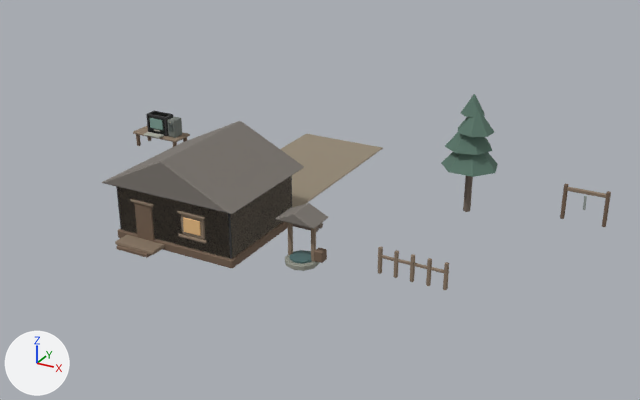
Two versions of the glTF model game/assets/generated/urman_modular_kit.glb, one commit apart.
The view is the same before and after, from a camera (50 mm lens) standing at (23.0, -30.9, 18.2) and looking at (3.9, 3.9, 0.8). Arrows for +X, +Y and +Z are at lower left; the lights stay in place. The first picture is the older version. Objects named as collision shapes, trigger or cutter boxes, shadow casters or lower levels of detail are left out. Where no turn or scale is listed for an object, it has been applied to the vertices.

Names of what the first picture shows: 'HouseA-col', 'HouseA_Door_LOD0', 'HouseA_Foundation_LOD0', 'HouseA_Roof_LOD0', 'HouseA_Walls_LOD0', 'PineA_Crown_LOD0', 'RoadDirt_Straight_LOD0', 'WellA_Roof_LOD0' and 30 more.
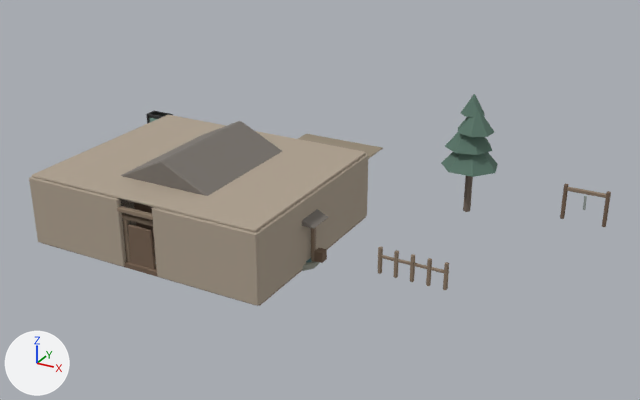
Not visible in the pictures: 'HouseInterior_FloorBoard_03_LOD0', 'HouseInterior_LeftWall_LOD0'.

What differs and where, as boxes [x1, y1, x2, y2] in the pictures (640 x 400 px):
'HouseInterior_CeilingField_LOD0', added (beige): after [32, 115, 366, 232]
'HouseInterior_FrontWallRight_LOD0', added (beige): after [152, 207, 260, 306]
'HouseInterior_RightWall_LOD0', added (beige): after [256, 154, 368, 304]
'HouseInterior_FrontWallLeft_LOD0', added (beige): after [29, 177, 126, 267]
'HouseInterior_EntryDoor_LOD0', added (brown): after [128, 224, 156, 269]
'HouseInterior_BaseTrimFront_LOD0', added: after [43, 243, 254, 305]
'HouseInterior_FrontWallLintel_LOD0', added: after [117, 206, 153, 220]
'HouseInterior_EntryFrameLeft_LOD0', added (mostly hidden): after [123, 219, 130, 262]
'HouseInterior_EntryFrameTop_LOD0', added: after [122, 214, 153, 227]
'HouseInterior_FloorBoard_05_LOD0', added: after [259, 217, 366, 306]
'HouseInterior_EntryFrameRight_LOD0', added (mostly hidden): after [153, 230, 157, 270]
'HouseInterior_FloorBoard_02_LOD0', added: after [125, 251, 156, 263]
'HouseA_Walls_LOD0', unchanged, covered by the edit: before [118, 176, 291, 258]; after [120, 199, 136, 227]
'RoadDirt_Straight_LOD0', unchanged, covered by the edit: before [280, 134, 383, 208]; after [298, 134, 383, 159]
'HouseA-col', unchanged, covered by the edit: before [116, 176, 292, 259]; after [120, 199, 153, 230]
'HouseA_Foundation_LOD0', unchanged, covered by the edit: before [118, 221, 288, 269]

What the commit changed:
Mesh me_cube_031_1 is new.
It has 24 vertices, 44 faces and spans x -0.96..0.96, y -0.1..0.1, z -0.09..0.09.
It uses material mat_weatheredwood (brown #8e7c69).
Mesh me_cube_030_1 is new.
It has 24 vertices, 44 faces and spans x -0.1..0.1, y -0.09..0.09, z -1.2..1.2.
It uses material mat_weatheredwood (brown #8e7c69).
Mesh me_houseinterior_entrydoor_lod0mesh is new.
It has 24 vertices, 44 faces and spans x -0.69..0.69, y -0.05..0.05, z -1.08..1.08.
It uses material mat_darkwood (brown #766150).
Mesh me_cube_028_1 is new.
It has 24 vertices, 44 faces and spans x -0.99..0.99, y -0.12..0.12, z -0.11..0.11.
It uses material mat_weatheredwood (brown #8e7c69).
Mesh me_cube_027_1 is new.
It has 24 vertices, 44 faces and spans x -2.55..2.55, y -0.11..0.11, z -1.6..1.6.
It uses material mat_paintedplaster (beige #afa290).
Mesh me_cube_025_1 is new.
It has 24 vertices, 44 faces and spans x -0.11..0.11, y -4.9..4.9, z -1.6..1.6.
It uses material mat_paintedplaster (beige #afa290).
Mesh me_cube_020_1 is new.
It has 24 vertices, 44 faces and spans x -5.9..5.9, y -4.9..4.9, z -0.06..0.06.
It uses material mat_paintedplaster (beige #afa290).
Mesh me_cube_019_1 is new.
It has 24 vertices, 44 faces and spans x -5.85..5.85, y -0.11..0.11, z -0.13..0.13.
It uses material mat_darkwood (brown #766150).
Mesh me_cube_017_1 is new.
It has 24 vertices, 44 faces and spans x -0.97..0.97, y -4.85..4.85, z -0.02..0.02.
It uses material mat_weatheredwood (brown #8e7c69).
Object 'HouseInterior_EntryFrameTop_LOD0' (ob_houseinterior_entryframetop_lod0) is new; it shows me_cube_031_1.
Its location is (0.0, -4.72, 2.4).
Object 'HouseInterior_EntryFrameRight_LOD0' (ob_houseinterior_entryframeright_lod0) is new; it shows me_cube_030_1.
Its location is (0.8, -4.72, 1.2).
Object 'HouseInterior_EntryFrameLeft_LOD0' (ob_houseinterior_entryframeleft_lod0) is new; it shows a copy of me_cube_030_1.
Its location is (-0.8, -4.72, 1.2).
Object 'HouseInterior_EntryDoor_LOD0' (ob_houseinterior_entrydoor_lod0) is new; it shows me_houseinterior_entrydoor_lod0mesh.
Its location is (0.0, -4.8, 1.05).
Object 'HouseInterior_FrontWallLintel_LOD0' (ob_houseinterior_frontwalllintel_lod0) is new; it shows me_cube_028_1.
Its location is (0.0, -4.9, 2.82).
Object 'HouseInterior_FrontWallRight_LOD0' (ob_houseinterior_frontwallright_lod0) is new; it shows me_cube_027_1.
Its location is (3.45, -4.9, 1.68).
Object 'HouseInterior_FrontWallLeft_LOD0' (ob_houseinterior_frontwallleft_lod0) is new; it shows a copy of me_cube_027_1.
Its location is (-3.45, -4.9, 1.68).
Object 'HouseInterior_RightWall_LOD0' (ob_houseinterior_rightwall_lod0) is new; it shows me_cube_025_1.
Its location is (5.9, 0.0, 1.68).
Object 'HouseInterior_LeftWall_LOD0' (ob_houseinterior_leftwall_lod0) is new; it shows a copy of me_cube_025_1.
Its location is (-5.9, 0.0, 1.68).
Object 'HouseInterior_CeilingField_LOD0' (ob_houseinterior_ceilingfield_lod0) is new; it shows me_cube_020_1.
Its location is (0.0, 0.0, 3.34).
Object 'HouseInterior_BaseTrimFront_LOD0' (ob_houseinterior_basetrimfront_lod0) is new; it shows me_cube_019_1.
Its location is (0.0, -4.84, 0.16).
Object 'HouseInterior_FloorBoard_05_LOD0' (ob_houseinterior_floorboard_05_lod0) is new; it shows me_cube_017_1.
Its location is (5.0, 0.0, 0.03).
Object 'HouseInterior_FloorBoard_03_LOD0' (ob_houseinterior_floorboard_03_lod0) is new; it shows a copy of me_cube_017_1.
Its location is (1.0, 0.0, 0.03).
Object 'HouseInterior_FloorBoard_02_LOD0' (ob_houseinterior_floorboard_02_lod0) is new; it shows a copy of me_cube_017_1.
Its location is (-1.0, 0.0, 0.03).
